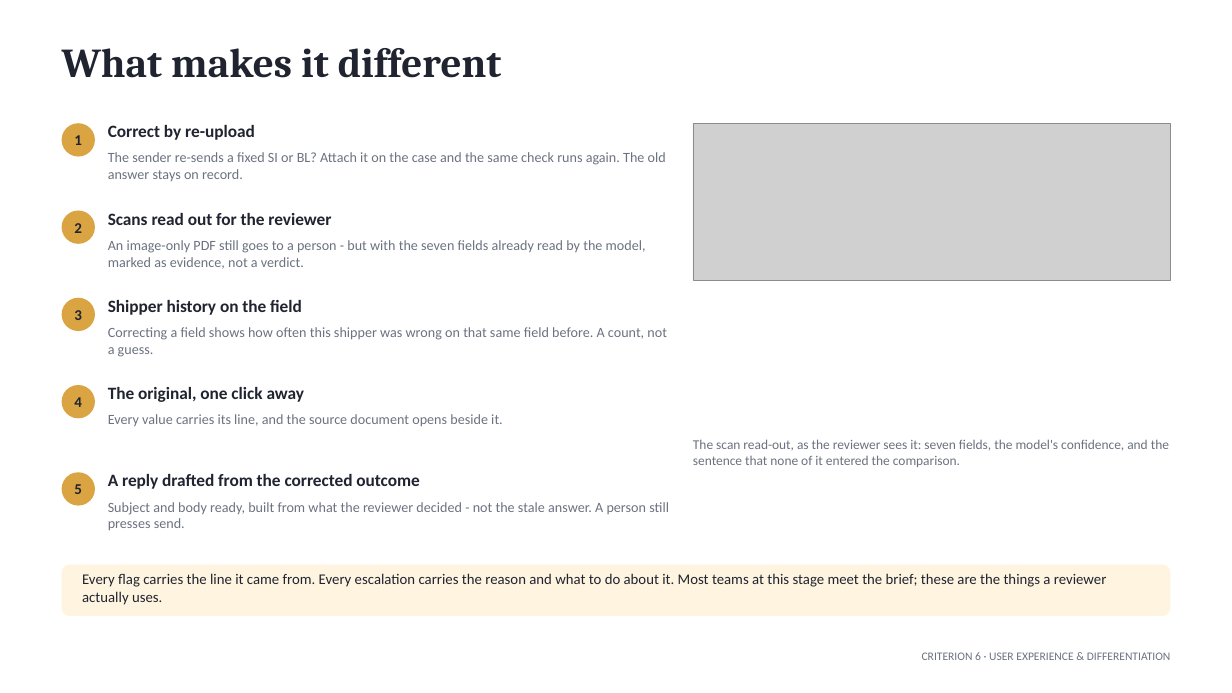
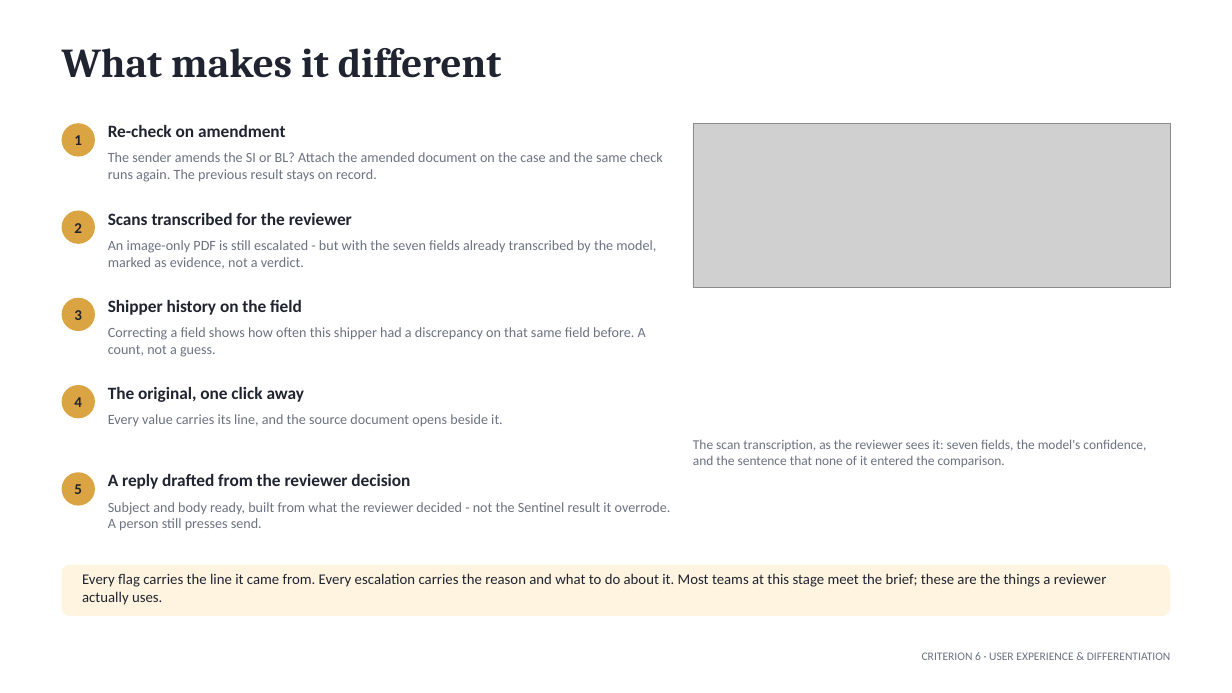
Before and after one commit to TCF1209/duocode-sentinel, a slide deck: slide 8 of docs/Sentinel-final-pitch.pptx. Drawn at 1232x693 pixels with LibreOffice and Linux fonts; fonts in the diff are those of the drawing; grey boxes stand for pictures. Boxes give left, top, right and bottom in pixels: in the first picture for what was removed or moved away, otherwise in the second. Text is boxed around its words. In the diff, an @@ line names an element or a change of style, - is before the commit and + after.

```diff
--- a/docs/Sentinel-final-pitch.pptx
+++ b/docs/Sentinel-final-pitch.pptx
@@ text at [108,125,285,137]: text changed @@
-Correct by re-upload
+Re-check on amendment
@@ picture: place and size @@
-picture at [693,123,1171,280]
+picture at [693,123,1171,287]
@@ text at [108,152,663,182]: text changed @@
-The sender re-sends a fixed SI or BL? Attach it on the case and the same check runs again. The old answer stays on record.
+The sender amends the SI or BL? Attach the amended document on the case and the same check runs again. The previous result stays on record.
@@ text at [108,213,352,225]: text changed @@
-Scans read out for the reviewer
+Scans transcribed for the reviewer
@@ text at [108,240,656,269]: text changed @@
-An image-only PDF still goes to a person - but with the seven fields already read by the model, marked as evidence, not a verdict.
+An image-only PDF is still escalated - but with the seven fields already transcribed by the model, marked as evidence, not a verdict.
@@ text at [108,327,646,357]: text changed @@
-Correcting a field shows how often this shipper was wrong on that same field before. A count, not a guess.
+Correcting a field shows how often this shipper had a discrepancy on that same field before. A count, not a guess.
@@ text at [693,439,1146,467]: text changed @@
-The scan read-out, as the reviewer sees it: seven fields, the model's confidence, and the sentence that none of it entered the comparison.
+The scan transcription, as the reviewer sees it: seven fields, the model's confidence, and the sentence that none of it entered the comparison.
@@ text at [108,474,410,489]: text changed @@
-A reply drafted from the corrected outcome
+A reply drafted from the reviewer decision
@@ text at [108,502,671,530]: text changed @@
-Subject and body ready, built from what the reviewer decided - not the stale answer. A person still presses send.
+Subject and body ready, built from what the reviewer decided - not the Sentinel result it overrode. A person still presses send.
```
Also in this commit, not shown: 7 other slides changed, 35 other files.
